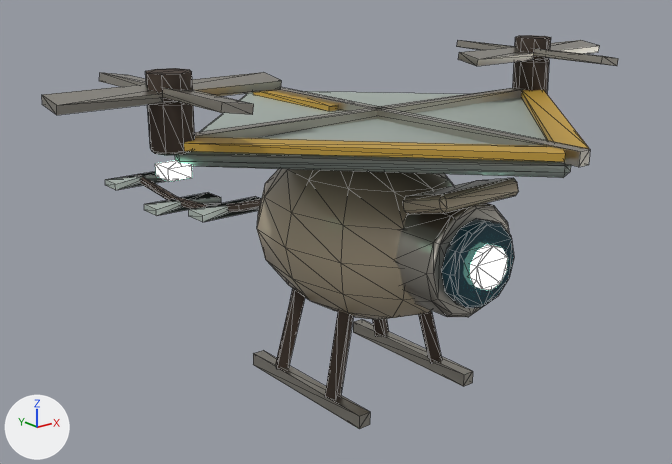
The glTF model github-io/public/models/kite.glb: old version first, new version second.
Before and after are seen from a 50 mm camera at (-2.16, -2.52, 1.63) aimed at (0.13, 0.34, 0.48). Lighting does not change. The marker at lower left points along +X, +Y and +Z. The picture after the commit comes second. Mesh edges are drawn as thin lines. Where no turn or scale is listed for an object, it has been applied to the vertices.

In view in the first picture: 'Lens_barrel', 'Lens_glass', 'Lens_hood', 'Pod', 'Rotor_blades', 'Rotor_blades.001', 'Rotor_pylons', 'Sail', 'Sail_edge', 'Skids', 'Skids.001', 'Spars' and 7 more.
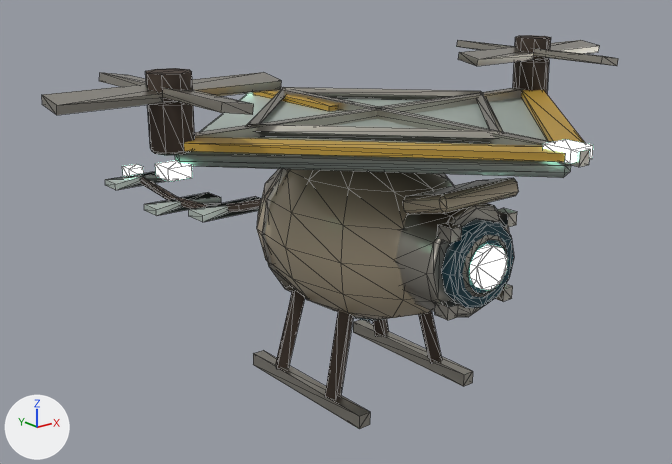
Changed parts and their boxes [x1, y1, x2, y2] in the pictures (672 x 464 px):
'Sail_seams', added
    after: [246, 87, 503, 143]
'Lens_bolts', added
    after: [435, 208, 517, 320]
'Sail_beacons', added
    after: [543, 139, 593, 163]
'Pod_seam', added (mostly hidden)
    after: [262, 169, 308, 300]
'Lens_iris', added
    after: [462, 235, 507, 297]
'Tail_beacon', added
    after: [122, 164, 144, 177]
'Belly_dome', added (mostly hidden)
    after: [353, 317, 384, 321]

What changed in the scene script:
```text
Add me_tail_beacon:
    me_tail_beacon.from_pydata(...)  # a box spanning x -0.04..0.04, y 1.86..1.94, z 0.43..0.49
    me_tail_beacon.materials.append(mat_teamglow)
Add me_belly_dome:
    me_belly_dome.from_pydata(...)  # a UV sphere (8 segments, 4 rings, poles along z) spanning x -0.12..0.12, y -0.14..0.1, z 0.24..0.48
    me_belly_dome.materials.append(mat_glass)
Add me_lens_bolts:
    me_lens_bolts.from_pydata(...)  # a box spanning x 0.108..0.153, y -0.58..-0.52, z 0.728..0.773; a box spanning x -0.153..-0.108, y -0.58..-0.52, z 0.728..0.773; a box spanning x -0.153..-0.108, y -0.58..-0.52, z 0.467..0.512; a box spanning x 0.108..0.153, y -0.58..-0.52, z 0.467..0.512
    me_lens_bolts.materials.append(mat_steel)
Add me_lens_iris:
    me_lens_iris.from_pydata(...)  # 36 vertices, 72 faces; spans x -0.115..0.115, y -0.598..-0.572, z 0.505..0.735
    me_lens_iris.materials.append(mat_steel)
Add me_pod_seam:
    me_pod_seam.from_pydata(...)  # 48 vertices, 96 faces; spans x -0.336..0.336, y 0.186..0.214, z 0.264..0.936
    me_pod_seam.materials.append(mat_steel)
Add me_sail_beacons:
    me_sail_beacons.from_pydata(...)  # a box spanning x -0.05..0.05, y -0.93..-0.83, z 1.03..1.07; a box spanning x -0.05..0.05, y 0.71..0.81, z 1.03..1.07
    me_sail_beacons.materials.append(mat_teamglow)
Add me_sail_seams:
    me_sail_seams.from_pydata(...)  # 32 vertices, 48 faces; spans x -0.554..0.554, y -0.633..0.534, z 1.03..1.07
    me_sail_seams.materials.append(mat_steel)
Add ob_tail_beacon:
    ob_tail_beacon = bpy.data.objects.new('Tail_beacon', me_tail_beacon)
    ob_tail_beacon.location = (0.0, 0.0, 0.0)
Add ob_belly_dome:
    ob_belly_dome = bpy.data.objects.new('Belly_dome', me_belly_dome)
    ob_belly_dome.location = (0.0, 0.0, 0.0)
Add ob_lens_bolts:
    ob_lens_bolts = bpy.data.objects.new('Lens_bolts', me_lens_bolts)
    ob_lens_bolts.location = (0.0, 0.0, 0.0)
Add ob_lens_iris:
    ob_lens_iris = bpy.data.objects.new('Lens_iris', me_lens_iris)
    ob_lens_iris.location = (0.0, 0.0, 0.0)
Add ob_pod_seam:
    ob_pod_seam = bpy.data.objects.new('Pod_seam', me_pod_seam)
    ob_pod_seam.location = (0.0, 0.0, 0.0)
Add ob_sail_beacons:
    ob_sail_beacons = bpy.data.objects.new('Sail_beacons', me_sail_beacons)
    ob_sail_beacons.location = (0.0, 0.0, 0.0)
Add ob_sail_seams:
    ob_sail_seams = bpy.data.objects.new('Sail_seams', me_sail_seams)
    ob_sail_seams.location = (0.0, 0.0, 0.0)
```
